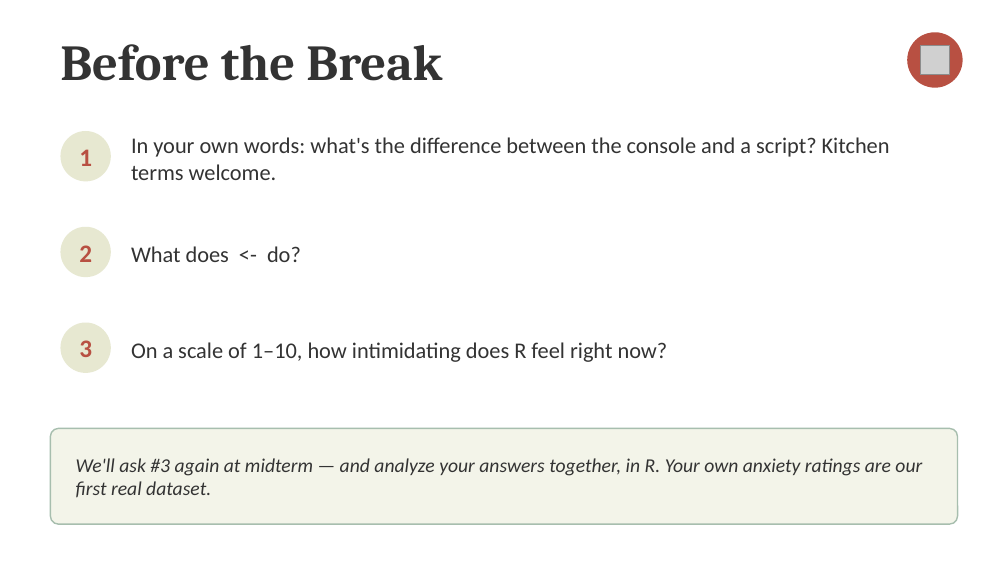
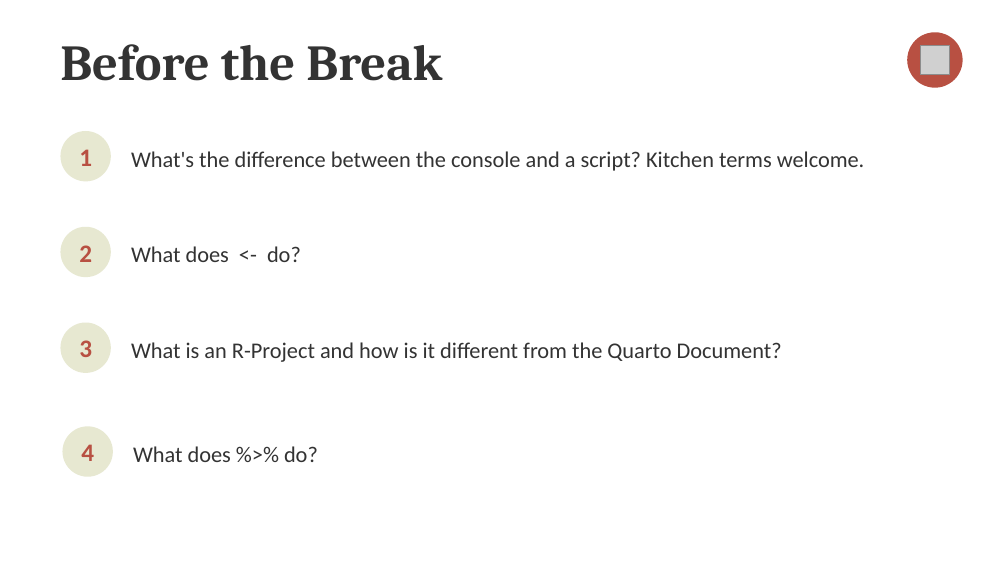
Before and after one commit to dharaden/psyc640, a slide deck: slide 34 of slides/lec-03_foundations.pptx (slide 33 before the commit). Drawn at 1008x567 pixels with LibreOffice and Linux fonts; fonts in the diff are those of the drawing; grey boxes stand for pictures. Boxes give left, top, right and bottom in pixels: in the first picture for what was removed or moved away, otherwise in the second. Text is boxed around its words. In the diff, an @@ line names an element or a change of style, - is before the commit and + after.

```diff
--- a/slides/lec-03_foundations.pptx
+++ b/slides/lec-03_foundations.pptx
@@ text at (131,151,865,171): text changed @@
-In your own words: what's the difference between the console and a script? Kitchen terms welcome.
+What's the difference between the console and a script? Kitchen terms welcome.
@@ text at (131,342,782,362): text changed @@
-On a scale of 1–10, how intimidating does R feel right now?
+What is an R-Project and how is it different from the Quarto Document?
@@ rounded rectangle removed at (50,428,958,524) @@
@@ ellipse added at (62,426,113,477), fill #E7E8D1 @@
@@ text added at (81,444,94,461), 18 pt, text #B85042, bold @@
+4
@@ text added at (133,446,318,462), 16 pt, text #333333 @@
+What does %>% do?
@@ text removed at (76,458,922,498) @@
-We'll ask #3 again at midterm — and analyze your answers together, in R. Your own anxiety ratings are our first real dataset.
```
Also in this commit, not shown: 1 other slide changed, 2 slides added, 4 other files.
